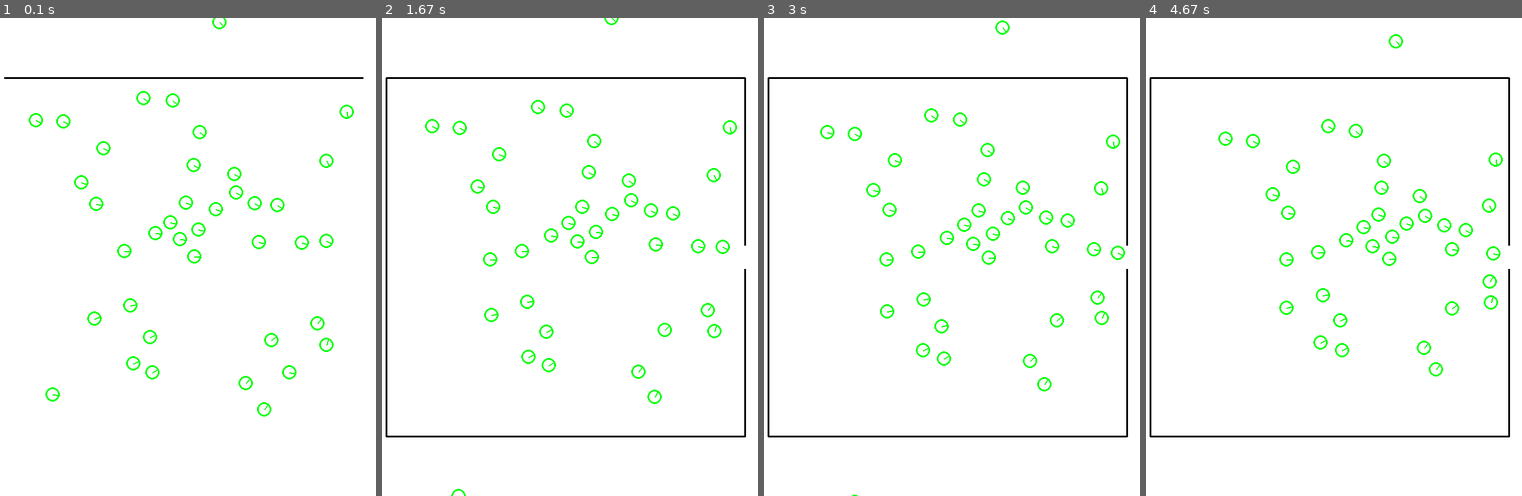
Above: before the commit, frames 1-4 (left to right).
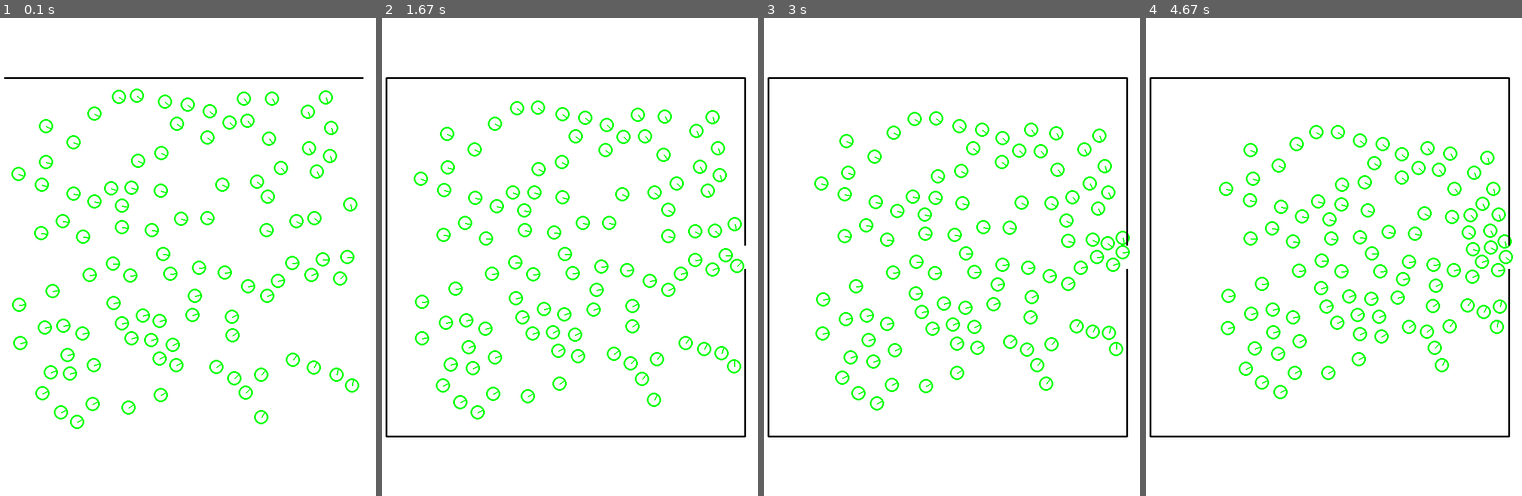
Above: after the commit, the same moments.

Repository: DP-R/ddp_lappy
Game: pygame game, started from main.py
Two runs of this game, one before a commit and one after it. Both use one fixed random seed, a clock stepped at 60 frames per second and the inputs below.
Inputs:
- Up to frame 1 (0.1 s): no input
- Up to frame 2 (1.67 s): no input
- Up to frame 3 (3 s): no input
- Up to frame 4 (4.67 s): no input

The runs differ from the first frame. In frame 1, 5.4% of the frame differs, in the area x 3-96%, y 0-86%; in frame 2, 5.2%; in frame 3, 5.1%; in frame 4, 5.1%.

Commit message:
sep04 in main

Diff:
--- a/main.py
+++ b/main.py
@@ -15,7 +15,6 @@
        [lt[0],lt[1],rt[0],rt[1]  ],
        [rb[0],rb[1],rb[0],exit[0]],
        [rt[0],rt[1],rt[0],exit[1]]]
-
 
 def normalize(v):
     norm=np.linalg.norm(v)
@@ -45,41 +44,42 @@
     return dist,npw
 
 random.seed(123)
-nr_agents=50
+nr_agents=100
 nr_experiments=10
-positionmatrix=[]
-for j in range(0,nr_experiments):
-    agents_found=0
+def init_random_pos():
+    positionmatrix=[]
+    for j in range(0,nr_experiments):
+        agents_found=0
 
-    for i in range(0,nr_agents):
-        found=False;countwall=0;
+        for i in range(0,nr_agents):
+            found=False;countwall=0;
 
-        while found==False:
-            countwall=0; desiredS=15; mass=80; radius=12/80*mass;
-            dest=np.array([700,400])
+            while found==False:
+                countwall=0;
+                desiredS=20; mass=80; radius=12/80*mass;dest=np.array([700,400])
 
-            object_x=np.random.uniform(100,700);object_y=np.random.uniform(100,700);
-            pos=np.array([object_x,object_y])
+                object_x=np.random.uniform(100,700);object_y=np.random.uniform(100,700);
+                pos=np.array([object_x,object_y])
 
-            # for wall in walls:
-            #     r_i=radius
-            #     d_iw,e_iw=distance_agent_to_wall(pos,wall)
+                for wall in walls:
+                    r_i=radius
+                    d_iw,e_iw=distance_agent_to_wall(pos,wall)
 
-            #     if d_iw<r_i:
-            #         countwall+=1
-            # if len([positionmatrix[i] for i in range(j*nr_agents,j*nr_agents + agents_found)])>0:
-            #     countagents=0
-            #     for position in [positionmatrix[i] for i in range(j*nr_agents,j*nr_agents + agents_found)]:
-            #         dist=math.sqrt((position[0]-object_x)**2 + (position[1]-object_y)**2)
-            #         if dist>position[2]+radius:
-            #             countagents +=1
-            #         if countagents==i and countwall==0:
-            #             found=True; agents_found+=1;
-            # elif countwall==0:
-            #     found=True; agents_found+=1;
-            found=True;agents_found+=1;
-        positionmatrix.append([pos, mass, radius, desiredS, dest, j+1])
-
+                    if d_iw<r_i:
+                        countwall+=1
+                if len([positionmatrix[i] for i in range(j*nr_agents,j*nr_agents + agents_found)])>0:
+                    countagents=0
+                    for param in [positionmatrix[i] for i in range(j*nr_agents,j*nr_agents + agents_found)]:
+                        dist=math.sqrt((param[0][0]-object_x)**2 + (param[0][1]-object_y)**2)
+                        if dist>param[2]+radius:
+                            countagents +=1
+                        if countagents==i and countwall==0:
+                            found=True; agents_found+=1;
+                elif countwall==0:
+                    found=True; agents_found+=1;
+                # found=True;agents_found+=1;
+            positionmatrix.append([pos, mass, radius, desiredS, dest, j+1])
+    return positionmatrix
 class Agent(object):
     def __init__(self,pos,mass,radius,dSpeed,dest):
         self.pos=pos
@@ -93,7 +93,7 @@
         self.dVelocity=self.dSpeed*self.direction
 
         self.acclTime=0.5
-        self.bodyFactor=120000
+        self.bodyFactor=1200
         self.F=2000
         self.delta=4
     def velocity_force(self):
@@ -111,19 +111,18 @@
 def agent_matrix():
     agents=[]
     for i in range(nr_agents):
-        a=positionmatrix[j*nr_agents+i]
+        a=positionmatrix[i]
         agent=Agent(a[0],a[1],a[2],a[3],a[4])
         agents.append(agent)
         # print(agent.direction,i)
     return agents
-agents=agent_matrix()
 
 def draw_walls():
     for wall in walls:
         pygame.draw.line(roomscreen,line_color,([wall[0],wall[1]]),([wall[2],wall[3]]),3)
         pygame.display.flip()
 
-def update_matrix():
+def position_update():
     roomscreen.fill(background_color)
     dt=0.1
     for agent_i in agents:
@@ -145,22 +144,19 @@
         pygame.draw.circle(roomscreen, agent_color, agent_i.pos, round(agent_i.radius), 3)
         pygame.draw.line(roomscreen, agent_color, agent_i.pos,agent_i.pos+10*agent_i.direction, 2)
 
-WHITE = (255,255,255)
-RED = (255,0,0)
-GREEN = (0,255,0)
-BLACK = (0,0,0)
-background_color = WHITE
-agent_color = GREEN
-line_color = BLACK
+WHITE = (255,255,255);RED = (255,0,0);GREEN = (0,255,0);BLACK = (0,0,0)
+background_color = WHITE;agent_color = GREEN;line_color = BLACK
 
 roomscreen = pygame.display.set_mode((800,800))
 roomscreen.fill(background_color)
+positionmatrix=init_random_pos()
+agents=agent_matrix()
 # pygame.display.update()
 
 for i in range(100):
     # roomscreen.fill(background_color)
     draw_walls()
-    update_matrix()
+    position_update()
 
 pygame.quit()
 os.system('spd-say "done"')
